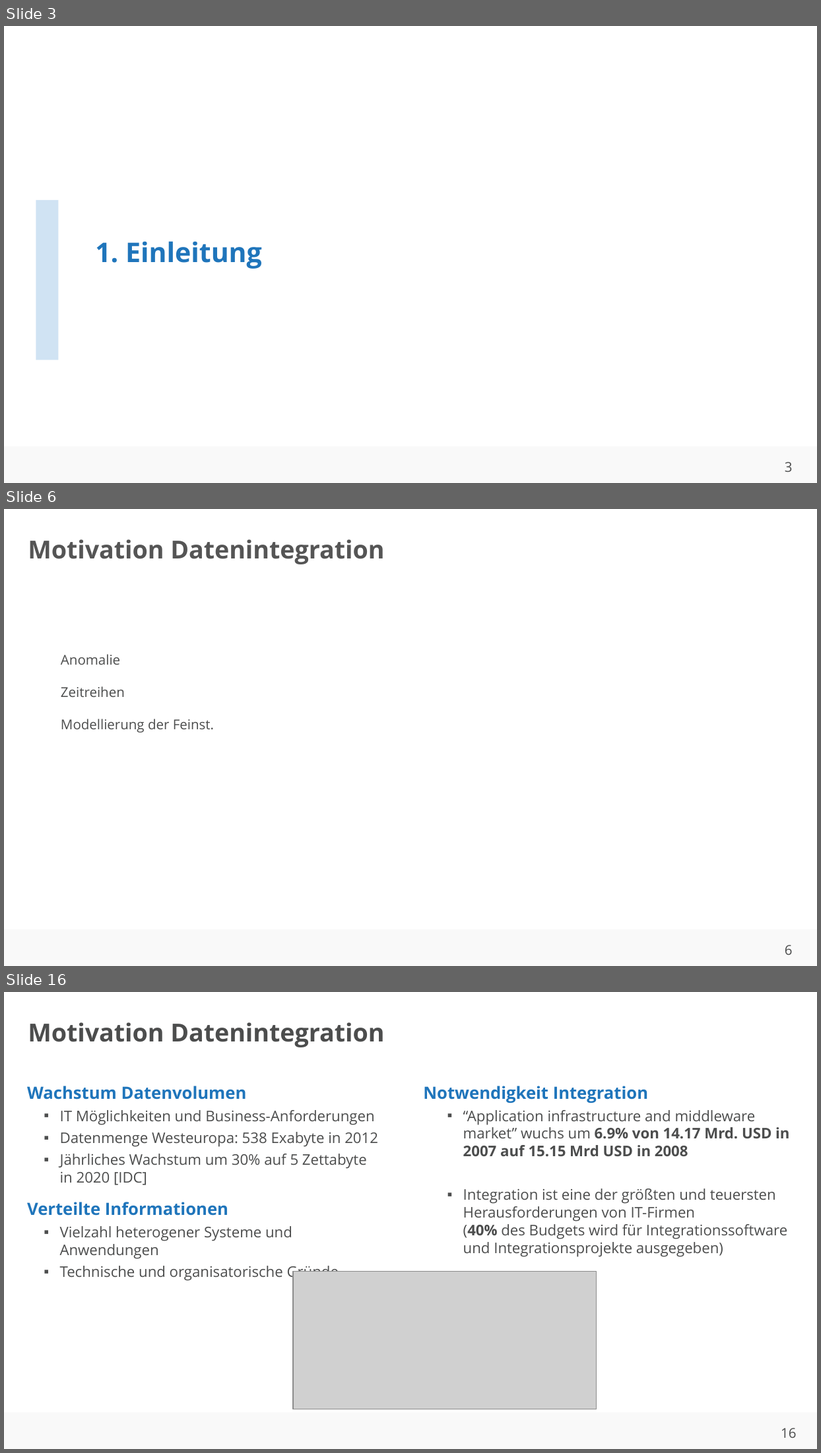
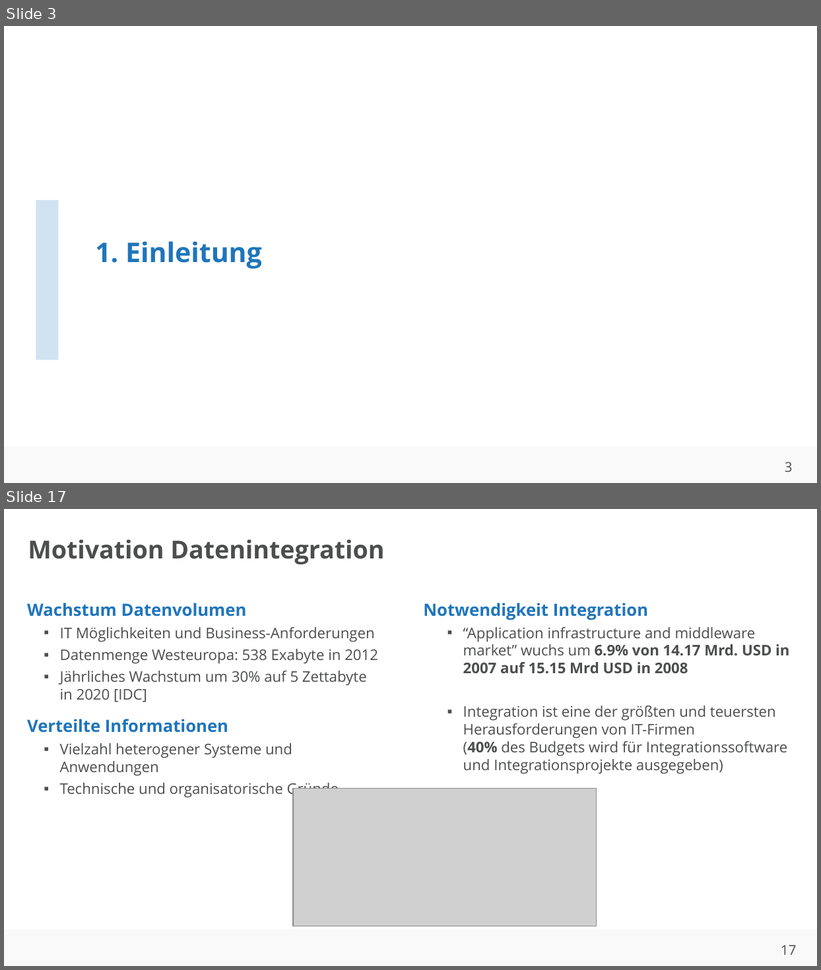
Before and after one commit to ahndavin/Abschlussarbeit_Bachelor, a slide deck: Kolloquium/Kolloquium.pptx. Shown one above the other, each under a label of ours: slides 3, 6 and 16 before the commit, slides 3 and 17 after it; the slides between them are not shown. The pictures are 821x1453 and 821x970 pixels, drawn with LibreOffice and Linux fonts; fonts in the diff are those of the drawing; grey boxes stand for pictures; background and template pictures are left out. Boxes give left, top, right and bottom in pixels: in the first picture for what was removed or moved away, otherwise in the second. Text is boxed around its words. In the diff, an @@ line names an element or a change of style, - is before the commit and + after.

```diff
--- a/Kolloquium/Kolloquium.pptx
+++ b/Kolloquium/Kolloquium.pptx
@@ slide 6 removed at (x1=4, y1=509, x2=817, y2=966), background #FFFFFF; not listed: 2 template elements that a slide beside it also shows @@
@@ title removed at (x1=28, y1=539, x2=384, y2=564) @@
-Motivation Datenintegration
@@ text removed at (x1=61, y1=654, x2=214, y2=733) @@
-Anomalie
-Zeitreihen
-Modellierung der Feinst.
@@ what was slide 16 is now slide 17 @@
@@ page number at (x1=781, y1=945, x2=796, y2=955): text changed @@
-16
+17
```
Also in this commit, not shown: 10 slides changed, 4 slides added, 2 other slides removed, 2 other files.
